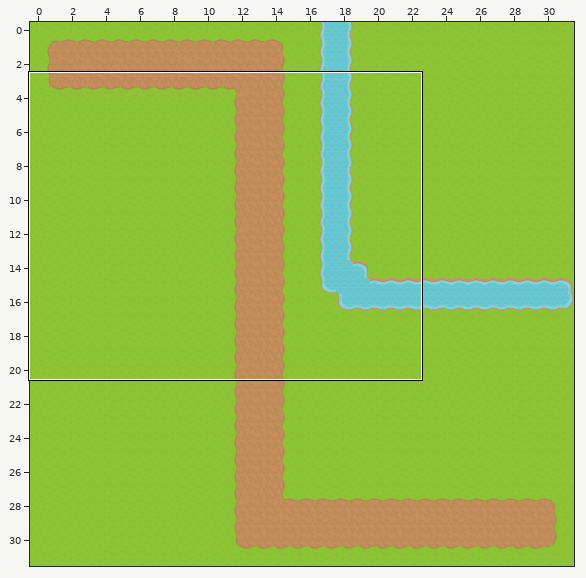
Tiled map -- maps/00.tmx. The picture above shows the old version from afar; the outline marks the close-up.
Close-up. Before the commit:
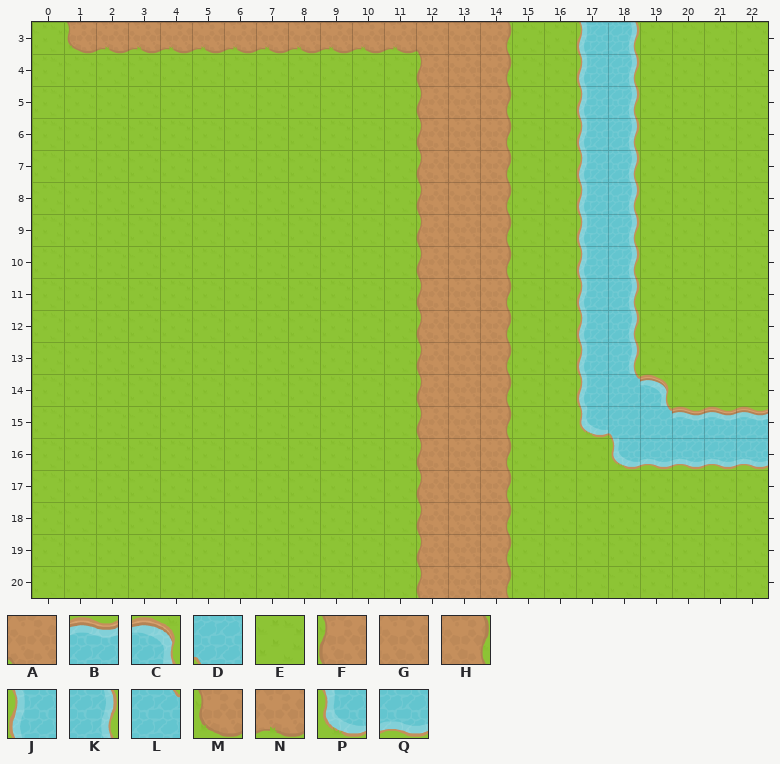
Cells are 64x64 px. Shown: x 0..22, y 3..20.
Key: from "tiles": A 9, B 11, C 12, D 14, E 21, F 25, G 26, H 27, J 30, K 32, L 33, M 45, N 46, P 50, Q 51.
_ is an empty cell.
Layer "00" before, first column x 0:
 3 EMNNNNNNNNNNAGHEEJKEEEE
 4 EEEEEEEEEEEEFGHEEJKEEEE
 5 EEEEEEEEEEEEFGHEEJKEEEE
 6 EEEEEEEEEEEEFGHEEJKEEEE
 7 EEEEEEEEEEEEFGHEEJKEEEE
 8 EEEEEEEEEEEEFGHEEJKEEEE
 9 EEEEEEEEEEEEFGHEEJKEEEE
10 EEEEEEEEEEEEFGHEEJKEEEE
11 EEEEEEEEEEEEFGHEEJKEEEE
12 EEEEEEEEEEEEFGHEEJKEEEE
13 EEEEEEEEEEEEFGHEEJKEEEE
14 EEEEEEEEEEEEFGHEEJLCEEE
15 EEEEEEEEEEEEFGHEEPDLBBB
16 EEEEEEEEEEEEFGHEEEPQQQQ
17 EEEEEEEEEEEEFGHEEEEEEEE
18 EEEEEEEEEEEEFGHEEEEEEEE
19 EEEEEEEEEEEEFGHEEEEEEEE
20 EEEEEEEEEEEEFGHEEEEEEEE
And afterwards:
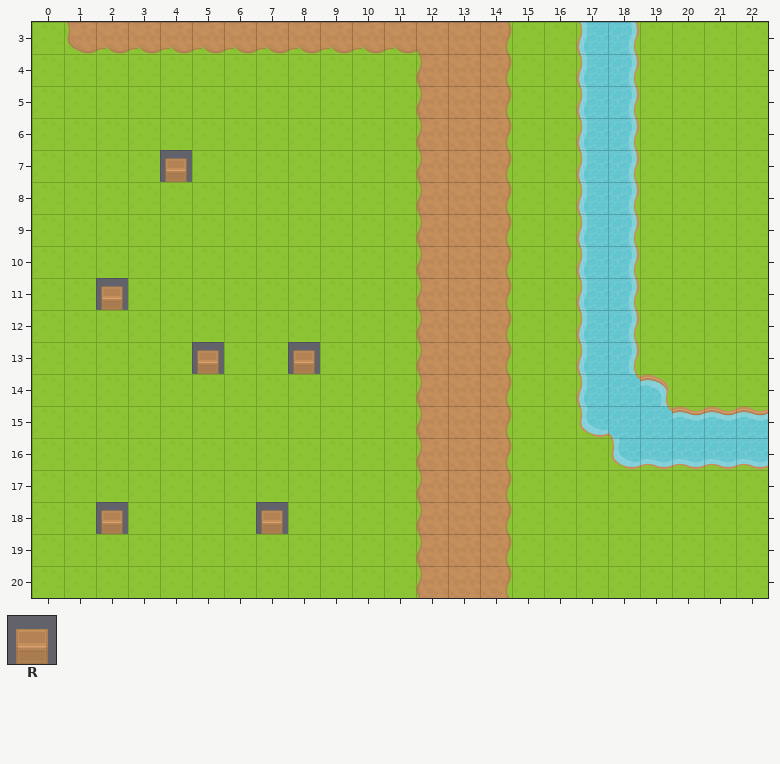
Further tiles: from "tiles": R 188.
Changes in this commit:
Changed rows in their new state; . is an unchanged cell.
Layer "00":
first column x 4:
 7 R
first column x 2:
11 R......
13 ...R..R
first column x 2:
18 R....R
Where, in picture pixels (left, top, right, bottom), the same in both close-ups:
changed: (160, 150, 192, 182)
changed: (96, 278, 128, 310)
changed: (192, 342, 224, 374)
changed: (288, 342, 320, 374)
changed: (96, 502, 128, 534)
changed: (256, 502, 288, 534)
